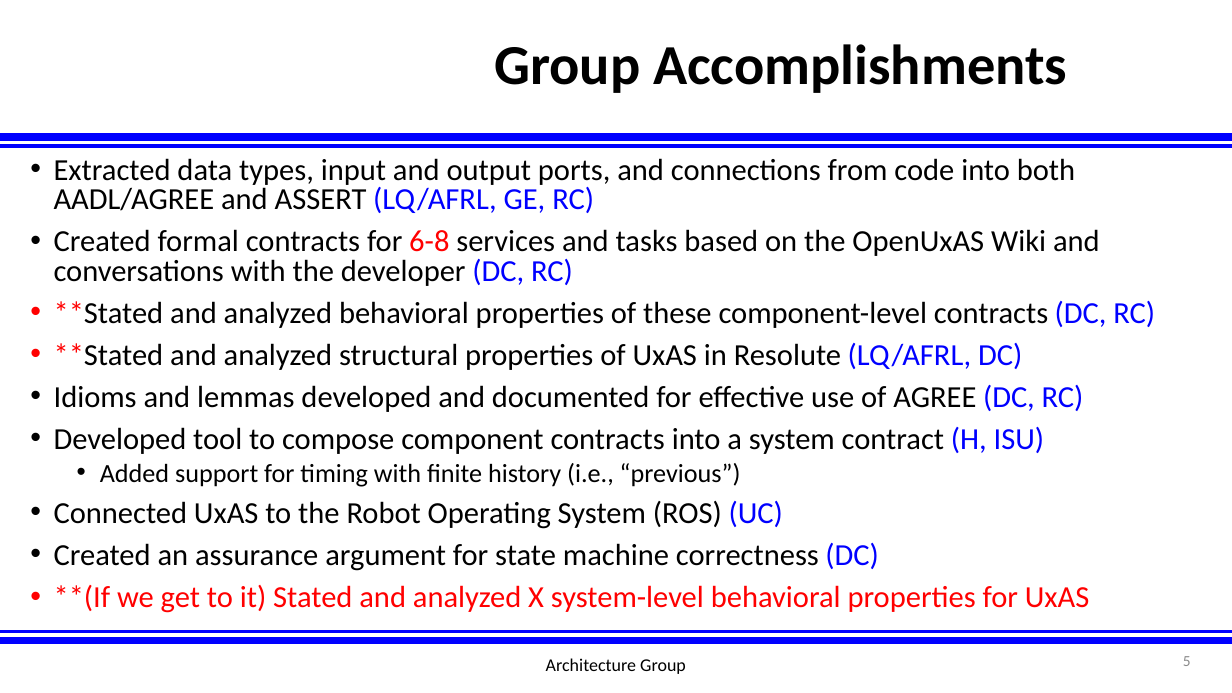
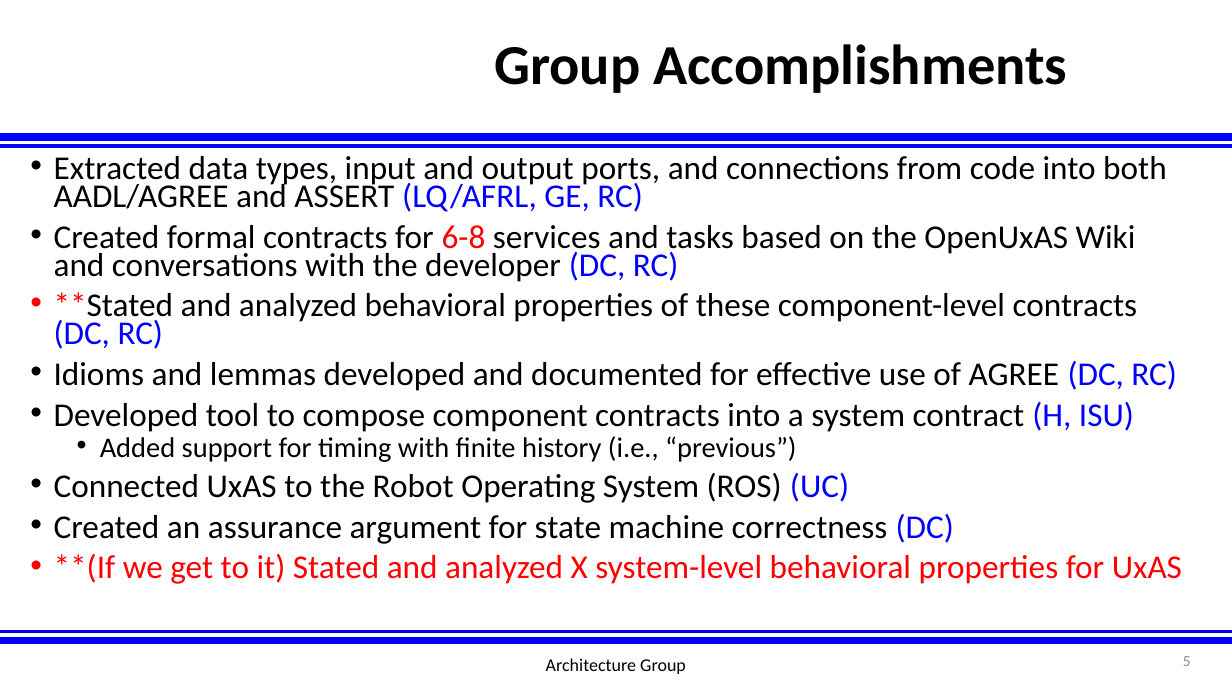
Before and after one commit to afrl-rq/OpenUxAS-SoI, a slide deck: slide 5 of presentations/S5_SoI_Architecture_Group.pptx. Drawn at 1232x693 pixels with LibreOffice and Linux fonts; fonts in the diff are those of the drawing; background and template pictures are left out. Boxes give left, top, right and bottom in pixels: in the first picture for what was removed or moved away, otherwise in the second. Text is boxed around its words. In the diff, an @@ line names an element or a change of style, - is before the commit and + after.

```diff
--- a/presentations/S5_SoI_Architecture_Group.pptx
+++ b/presentations/S5_SoI_Architecture_Group.pptx
@@ text "Extracted data types, input and ..." at (54,156,1182,584): size 23.8 to 25.9 pt; size 20.4 to 22.2 pt in "Added support for timing with finite history ..."; line spacing 0.8 to 0.7 @@
@@ text at (54,343,1022,370): paragraph removed @@
-• **Stated and analyzed structural properties of UxAS in Resolute (LQ/AFRL, DC)
```
Also in this commit, not shown: 2 other slides changed, 2 slides added, 1 slide removed.
